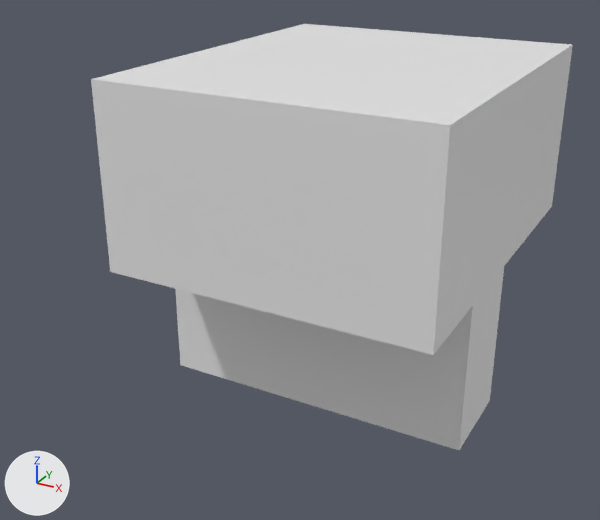
The Blender file Assets/Models/techniques/CubeBrige.blend: old version first, new version second.
One viewpoint serves both versions: a 50 mm lens placed at (8.47, -18.44, 7.1), pointed at (-1.02, -1.19, -1.53). The lights are fixed; the arrows at lower left show +X, +Y and +Z.
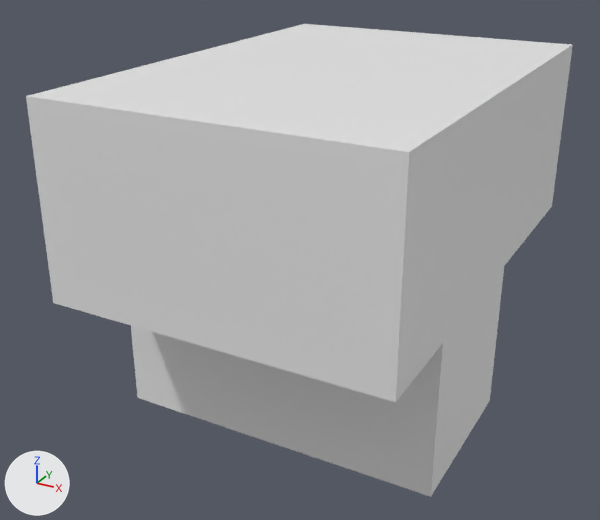
Boxes [x1, y1, x2, y2] around the edits, measured in the pictures (600 x 520 px; the box of a moved part takes in the faces that stretch with it):
'Cube', reshaped (13% wider, 11% taller): before [91, 24, 573, 450]; after [26, 24, 573, 497]
part 1 of me_cube_002, moved or reshaped: before [91, 77, 475, 450]; after [26, 77, 475, 497]

What changed in the scene script:
```text
Change me_cube_002:
    where me_cube_002.from_pydata(...)  # 766 vertices, 736 faces; spans x -4.0..4.0, y -5.0..6.48, z -4.78..3.5
    used by ob_cube; location = (0.0, 0.0, 0.0)
    before: 700 (-0.36, -0.66, -1.0), 701 (-0.36, -0.66, -1.89), 705 (0.72, -0.66, -1.0), 707 (0.72, -0.66, -1.89)
    me_cube_002 part 1: all 312 vertices in x -4.0..4.0, y -5.0..-2.61, z -4.78..3.5 are moved by (0.0, -1.86, 0.0)
    me_cube_002 part 2: all 4 vertices in x -0.36..0.72, y -2.16, z -1.89..-1.0 are moved by (0.0, -0.27, 0.0)
    me_cube_002 part 3
    add for i in [700, 701, 705, 707]: me_cube_002.vertices[i].co += Vector((0.0, -0.27, 0.0))
```
